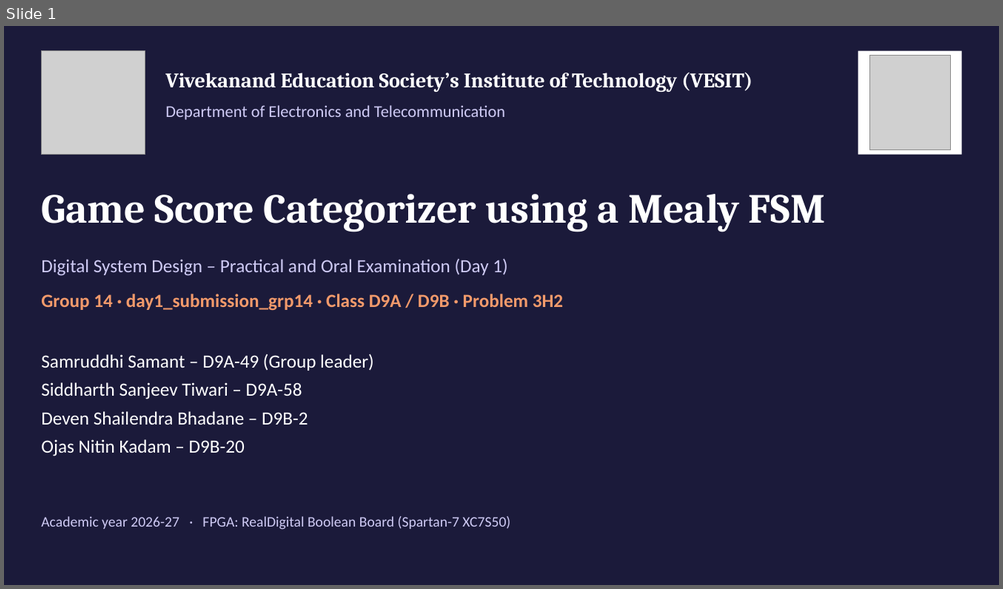
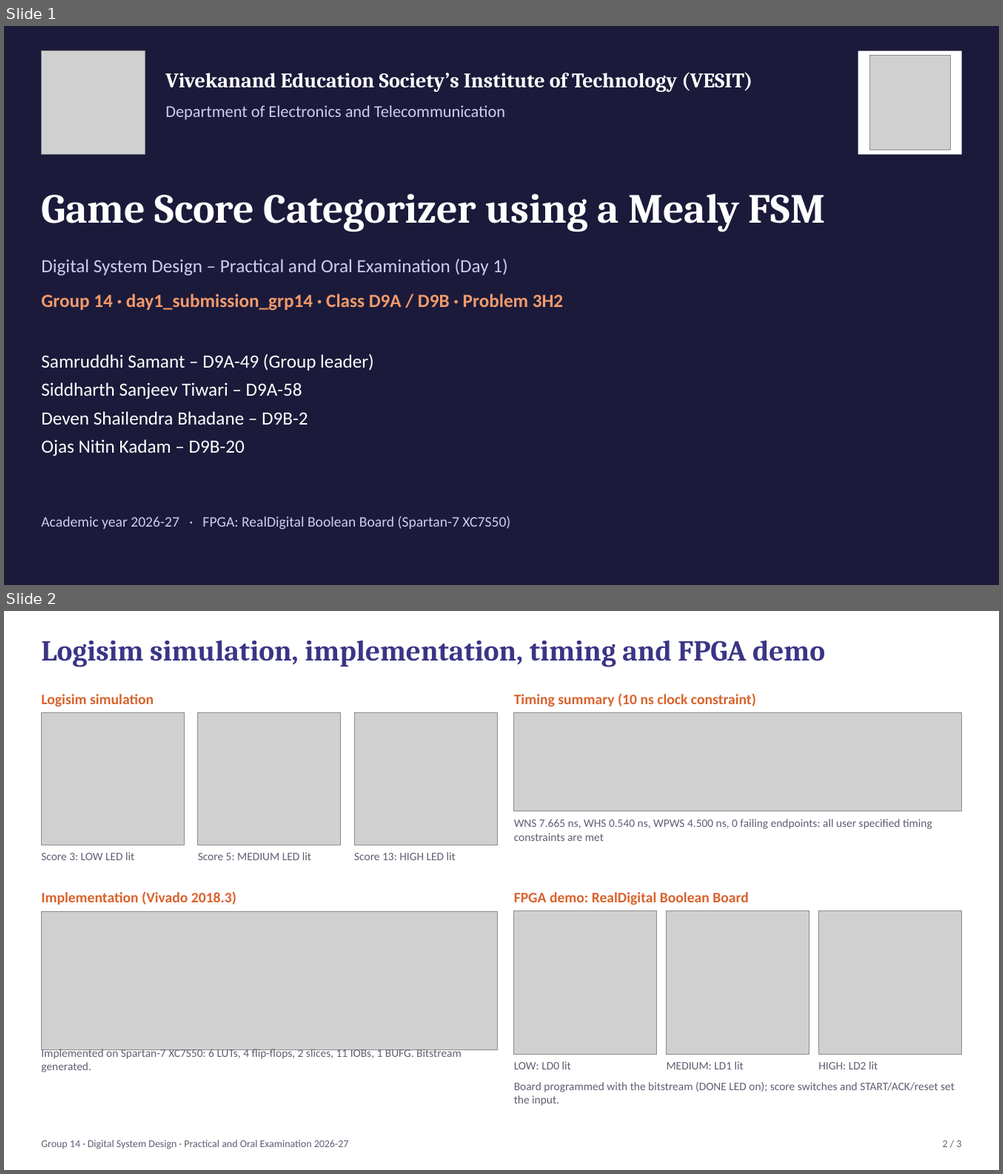
Before and after one commit to MrugendraVasmatkar/Digital_System_Design_Practical_2026_27_D9A_B, a slide deck: Group_Submissions/day1_submission_grp14/06_Presentation/Group14_DSD_Presentation.pptx. Shown one above the other, each under a label of ours: slide 1 before the commit, slides 1 and 2 after it. The pictures are 1003x589 and 1003x1174 pixels, drawn with LibreOffice and Linux fonts; fonts in the diff are those of the drawing; grey boxes stand for pictures. Boxes give left, top, right and bottom in pixels: in the first picture for what was removed or moved away, otherwise in the second. Text is boxed around its words. In the diff, an @@ line names an element or a change of style, - is before the commit and + after.

```diff
--- a/Group_Submissions/day1_submission_grp14/06_Presentation/Group14_DSD_Presentation.pptx
+++ b/Group_Submissions/day1_submission_grp14/06_Presentation/Group14_DSD_Presentation.pptx
@@ slide 2 added at [4, 611, 999, 1170], background #FFFFFF @@
@@ text added at [41, 640, 825, 667], 28 pt, text #3B3586, bold @@
+Logisim simulation, implementation, timing and FPGA demo
@@ text added at [41, 694, 153, 707], 14 pt, text #D9622B, bold @@
+Logisim simulation
@@ text added at [514, 693, 756, 707], 14 pt, text #D9622B, bold @@
+Timing summary (10 ns clock constraint)
@@ picture added at [41, 712, 185, 846] @@
@@ picture added at [198, 712, 341, 846] @@
@@ picture added at [354, 712, 497, 846] @@
@@ picture added at [514, 712, 962, 811] @@
@@ text added at [514, 819, 932, 841], 11 pt, text #5E5E73 @@
+WNS 7.665 ns, WHS 0.540 ns, WPWS 4.500 ns, 0 failing endpoints: all user specified timing constraints are met
@@ text added at [41, 852, 134, 860], 11 pt, text #5E5E73 @@
+Score 3: LOW LED lit
@@ text added at [198, 852, 311, 860], 11 pt, text #5E5E73 @@
+Score 5: MEDIUM LED lit
@@ text added at [354, 852, 455, 860], 11 pt, text #5E5E73 @@
+Score 13: HIGH LED lit
@@ text added at [41, 891, 236, 905], 14 pt, text #D9622B, bold @@
+Implementation (Vivado 2018.3)
@@ text added at [514, 892, 748, 906], 14 pt, text #D9622B, bold @@
+FPGA demo: RealDigital Boolean Board
@@ picture added at [41, 911, 497, 1051] @@
@@ picture added at [514, 911, 657, 1055] @@
@@ picture added at [666, 911, 810, 1055] @@
@@ picture added at [819, 911, 962, 1055] @@
@@ text added at [41, 1048, 461, 1073], 11 pt, text #5E5E73 @@
+Implemented on Spartan-7 XC7S50: 6 LUTs, 4 flip-flops, 2 slices, 11 IOBs, 1 BUFG. Bitstream generated.
@@ text added at [514, 1062, 571, 1070], 11 pt, text #5E5E73 @@
+LOW: LD0 lit
@@ text added at [666, 1062, 743, 1070], 11 pt, text #5E5E73 @@
+MEDIUM: LD1 lit
@@ text added at [818, 1062, 877, 1070], 11 pt, text #5E5E73 @@
+HIGH: LD2 lit
@@ text added at [514, 1082, 954, 1106], 11 pt, text #5E5E73 @@
+Board programmed with the bitstream (DONE LED on); score switches and START/ACK/reset set the input.
@@ text added at [41, 1140, 349, 1150], 10 pt, text #5E5E73 @@
+Group 14 · Digital System Design · Practical and Oral Examination 2026-27
@@ text added at [942, 1141, 961, 1147], 10 pt, text #5E5E73 @@
+2 / 3
```
Also in this commit, not shown: 1 other slide added, 4 slides removed, 3 other files.
